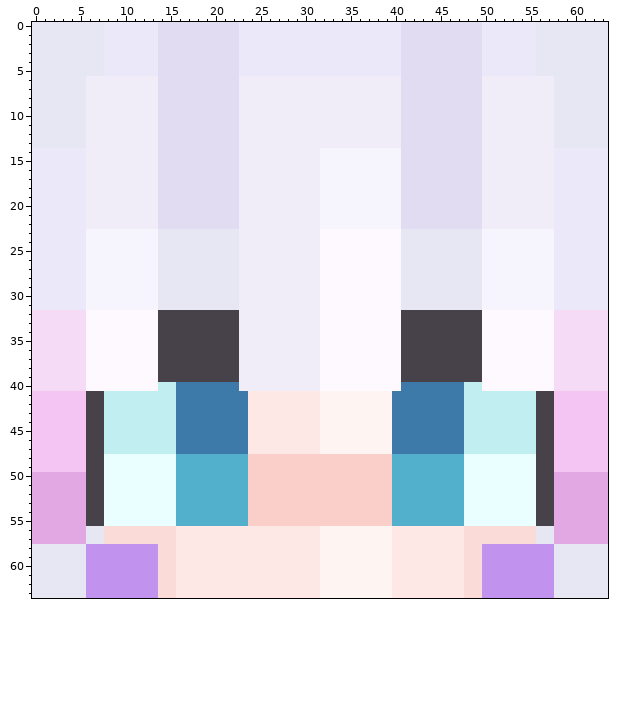
Pixel-art sprite, stored at skins/07c76c8a-4adb-4e98-83c6-178feb6a61e8.png. Above: the version before the commit.
The file is 64x64 pixels. Colours within 5 levels of each other are drawn and written as one.
After the commit:
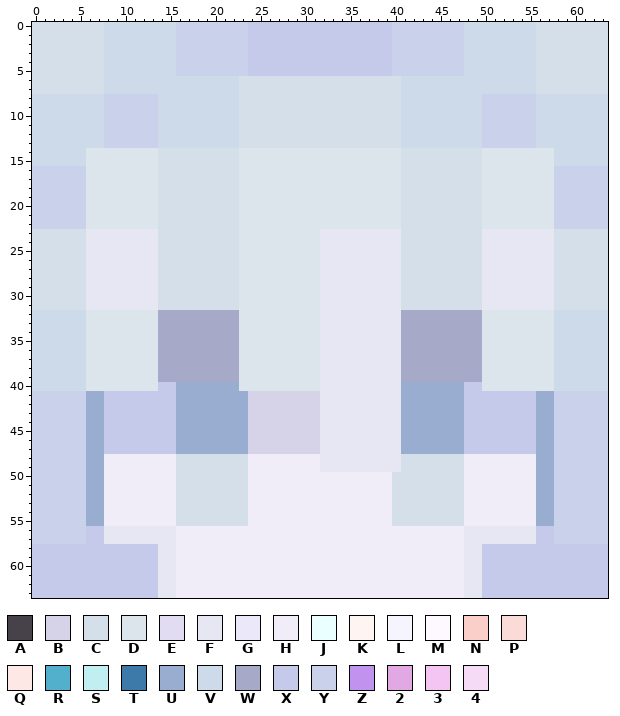
Palette (. is transparent): A #474249  B #d6d3e8  C #d5dfe9  D #dce5ec  E #e2dcf3  F #e7e6f3  G #ebe8f9  H #f1edf8  J #eaffff  K #fef4f2  L #f6f4fc  M #fdf9ff  N #facfc9  P #fbdbd7  Q #fde8e5  R #52b0cc  S #c1eef1  T #3e7aa9  U #98adcf  V #ccdaea  W #a6aac8  X #c5caea  Y #cad1ea  Z #c193ee  2 #e1a8e4  3 #f4c5f3  4 #f6dbf7
Author's note on the commit: 自動上傳玩家 leaorna00 的皮膚臉部
Edits made:
Changed rows in their new state; - is an unchanged pixel.
first column x 0:
 0 CCCCCCCCVVVVVVVVYYYYYYYYXXXXXXXXXXXXXXXXYYYYYYYYVVVVVVVVCCCCCCCC
 1 CCCCCCCCVVVVVVVVYYYYYYYYXXXXXXXXXXXXXXXXYYYYYYYYVVVVVVVVCCCCCCCC
 2 CCCCCCCCVVVVVVVVYYYYYYYYXXXXXXXXXXXXXXXXYYYYYYYYVVVVVVVVCCCCCCCC
 3 CCCCCCCCVVVVVVVVYYYYYYYYXXXXXXXXXXXXXXXXYYYYYYYYVVVVVVVVCCCCCCCC
 4 CCCCCCCCVVVVVVVVYYYYYYYYXXXXXXXXXXXXXXXXYYYYYYYYVVVVVVVVCCCCCCCC
 5 CCCCCCCCVVVVVVVVYYYYYYYYXXXXXXXXXXXXXXXXYYYYYYYYVVVVVVVVCCCCCCCC
 6 CCCCCCCCVVVVVVVVVVVVVVVCCCCCCCCCCCCCCCCCCVVVVVVVVVVVVVVVCCCCCCCC
 7 CCCCCCCCVVVVVVVVVVVVVVVCCCCCCCCCCCCCCCCCCVVVVVVVVVVVVVVVCCCCCCCC
 8 VVVVVVVVYYYYYYVVVVVVVVVCCCCCCCCCCCCCCCCCCVVVVVVVVVYYYYYYVVVVVVVV
 9 VVVVVVVVYYYYYYVVVVVVVVVCCCCCCCCCCCCCCCCCCVVVVVVVVVYYYYYYVVVVVVVV
10 VVVVVVVVYYYYYYVVVVVVVVVCCCCCCCCCCCCCCCCCCVVVVVVVVVYYYYYYVVVVVVVV
11 VVVVVVVVYYYYYYVVVVVVVVVCCCCCCCCCCCCCCCCCCVVVVVVVVVYYYYYYVVVVVVVV
12 VVVVVVVVYYYYYYVVVVVVVVVCCCCCCCCCCCCCCCCCCVVVVVVVVVYYYYYYVVVVVVVV
13 VVVVVVVVYYYYYYVVVVVVVVVCCCCCCCCCCCCCCCCCCVVVVVVVVVYYYYYYVVVVVVVV
14 VVVVVVDDDDDDDDCCCCCCCCCDDDDDDDDDDDDDDDDDDCCCCCCCCCDDDDDDDDVVVVVV
15 VVVVVVDDDDDDDDCCCCCCCCCDDDDDDDDDDDDDDDDDDCCCCCCCCCDDDDDDDDVVVVVV
16 YYYYYYDDDDDDDDCCCCCCCCCDDDDDDDDDDDDDDDDDDCCCCCCCCCDDDDDDDDYYYYYY
17 YYYYYYDDDDDDDDCCCCCCCCCDDDDDDDDDDDDDDDDDDCCCCCCCCCDDDDDDDDYYYYYY
18 YYYYYYDDDDDDDDCCCCCCCCCDDDDDDDDDDDDDDDDDDCCCCCCCCCDDDDDDDDYYYYYY
19 YYYYYYDDDDDDDDCCCCCCCCCDDDDDDDDDDDDDDDDDDCCCCCCCCCDDDDDDDDYYYYYY
20 YYYYYYDDDDDDDDCCCCCCCCCDDDDDDDDDDDDDDDDDDCCCCCCCCCDDDDDDDDYYYYYY
21 YYYYYYDDDDDDDDCCCCCCCCCDDDDDDDDDDDDDDDDDDCCCCCCCCCDDDDDDDDYYYYYY
22 YYYYYYDDDDDDDDCCCCCCCCCDDDDDDDDDDDDDDDDDDCCCCCCCCCDDDDDDDDYYYYYY
23 CCCCCCFFFFFFFFCCCCCCCCCDDDDDDDDDFFFFFFFFFCCCCCCCCCFFFFFFFFCCCCCC
24 CCCCCCFFFFFFFFCCCCCCCCCDDDDDDDDDFFFFFFFFFCCCCCCCCCFFFFFFFFCCCCCC
25 CCCCCCFFFFFFFFCCCCCCCCCDDDDDDDDDFFFFFFFFFCCCCCCCCCFFFFFFFFCCCCCC
26 CCCCCCFFFFFFFFCCCCCCCCCDDDDDDDDDFFFFFFFFFCCCCCCCCCFFFFFFFFCCCCCC
27 CCCCCCFFFFFFFFCCCCCCCCCDDDDDDDDDFFFFFFFFFCCCCCCCCCFFFFFFFFCCCCCC
28 CCCCCCFFFFFFFFCCCCCCCCCDDDDDDDDDFFFFFFFFFCCCCCCCCCFFFFFFFFCCCCCC
29 CCCCCCFFFFFFFFCCCCCCCCCDDDDDDDDDFFFFFFFFFCCCCCCCCCFFFFFFFFCCCCCC
30 CCCCCCFFFFFFFFCCCCCCCCCDDDDDDDDDFFFFFFFFFCCCCCCCCCFFFFFFFFCCCCCC
31 CCCCCCFFFFFFFFCCCCCCCCCDDDDDDDDDFFFFFFFFFCCCCCCCCCFFFFFFFFCCCCCC
32 VVVVVVDDDDDDDDWWWWWWWWWDDDDDDDDDFFFFFFFFFWWWWWWWWWDDDDDDDDVVVVVV
33 VVVVVVDDDDDDDDWWWWWWWWWDDDDDDDDDFFFFFFFFFWWWWWWWWWDDDDDDDDVVVVVV
34 VVVVVVDDDDDDDDWWWWWWWWWDDDDDDDDDFFFFFFFFFWWWWWWWWWDDDDDDDDVVVVVV
35 VVVVVVDDDDDDDDWWWWWWWWWDDDDDDDDDFFFFFFFFFWWWWWWWWWDDDDDDDDVVVVVV
36 VVVVVVDDDDDDDDWWWWWWWWWDDDDDDDDDFFFFFFFFFWWWWWWWWWDDDDDDDDVVVVVV
37 VVVVVVDDDDDDDDWWWWWWWWWDDDDDDDDDFFFFFFFFFWWWWWWWWWDDDDDDDDVVVVVV
38 VVVVVVDDDDDDDDWWWWWWWWWDDDDDDDDDFFFFFFFFFWWWWWWWWWDDDDDDDDVVVVVV
39 VVVVVVDDDDDDDDWWWWWWWWWDDDDDDDDDFFFFFFFFFWWWWWWWWWDDDDDDDDVVVVVV
40 VVVVVVDDDDDDDDXXUUUUUUUDDDDDDDDDFFFFFFFFFUUUUUUUXXDDDDDDDDVVVVVV
41 YYYYYYUUXXXXXXXXUUUUUUUUBBBBBBBBFFFFFFFFFUUUUUUUXXXXXXXXUUYYYYYY
42 YYYYYYUUXXXXXXXXUUUUUUUUBBBBBBBBFFFFFFFFFUUUUUUUXXXXXXXXUUYYYYYY
43 YYYYYYUUXXXXXXXXUUUUUUUUBBBBBBBBFFFFFFFFFUUUUUUUXXXXXXXXUUYYYYYY
44 YYYYYYUUXXXXXXXXUUUUUUUUBBBBBBBBFFFFFFFFFUUUUUUUXXXXXXXXUUYYYYYY
45 YYYYYYUUXXXXXXXXUUUUUUUUBBBBBBBBFFFFFFFFFUUUUUUUXXXXXXXXUUYYYYYY
46 YYYYYYUUXXXXXXXXUUUUUUUUBBBBBBBBFFFFFFFFFUUUUUUUXXXXXXXXUUYYYYYY
47 YYYYYYUUXXXXXXXXUUUUUUUUBBBBBBBBFFFFFFFFFUUUUUUUXXXXXXXXUUYYYYYY
48 YYYYYYUUHHHHHHHHCCCCCCCCHHHHHHHHFFFFFFFFFCCCCCCCHHHHHHHHUUYYYYYY
49 YYYYYYUUHHHHHHHHCCCCCCCCHHHHHHHHFFFFFFFFFCCCCCCCHHHHHHHHUUYYYYYY
50 YYYYYYUUHHHHHHHHCCCCCCCCHHHHHHHHHHHHHHHHCCCCCCCCHHHHHHHHUUYYYYYY
51 YYYYYYUUHHHHHHHHCCCCCCCCHHHHHHHHHHHHHHHHCCCCCCCCHHHHHHHHUUYYYYYY
52 YYYYYYUUHHHHHHHHCCCCCCCCHHHHHHHHHHHHHHHHCCCCCCCCHHHHHHHHUUYYYYYY
53 YYYYYYUUHHHHHHHHCCCCCCCCHHHHHHHHHHHHHHHHCCCCCCCCHHHHHHHHUUYYYYYY
54 YYYYYYUUHHHHHHHHCCCCCCCCHHHHHHHHHHHHHHHHCCCCCCCCHHHHHHHHUUYYYYYY
55 YYYYYYUUHHHHHHHHCCCCCCCCHHHHHHHHHHHHHHHHCCCCCCCCHHHHHHHHUUYYYYYY
56 YYYYYYXXFFFFFFFFHHHHHHHHHHHHHHHHHHHHHHHHHHHHHHHHFFFFFFFFXXYYYYYY
57 YYYYYYXXFFFFFFFFHHHHHHHHHHHHHHHHHHHHHHHHHHHHHHHHFFFFFFFFXXYYYYYY
58 XXXXXXXXXXXXXXFFHHHHHHHHHHHHHHHHHHHHHHHHHHHHHHHHFFXXXXXXXXXXXXXX
59 XXXXXXXXXXXXXXFFHHHHHHHHHHHHHHHHHHHHHHHHHHHHHHHHFFXXXXXXXXXXXXXX
60 XXXXXXXXXXXXXXFFHHHHHHHHHHHHHHHHHHHHHHHHHHHHHHHHFFXXXXXXXXXXXXXX
61 XXXXXXXXXXXXXXFFHHHHHHHHHHHHHHHHHHHHHHHHHHHHHHHHFFXXXXXXXXXXXXXX
62 XXXXXXXXXXXXXXFFHHHHHHHHHHHHHHHHHHHHHHHHHHHHHHHHFFXXXXXXXXXXXXXX
63 XXXXXXXXXXXXXXFFHHHHHHHHHHHHHHHHHHHHHHHHHHHHHHHHFFXXXXXXXXXXXXXX
Pixel boxes of the changes (left, top, right, bottom) in both pictures:
changed: (32, 22, 608, 598)
